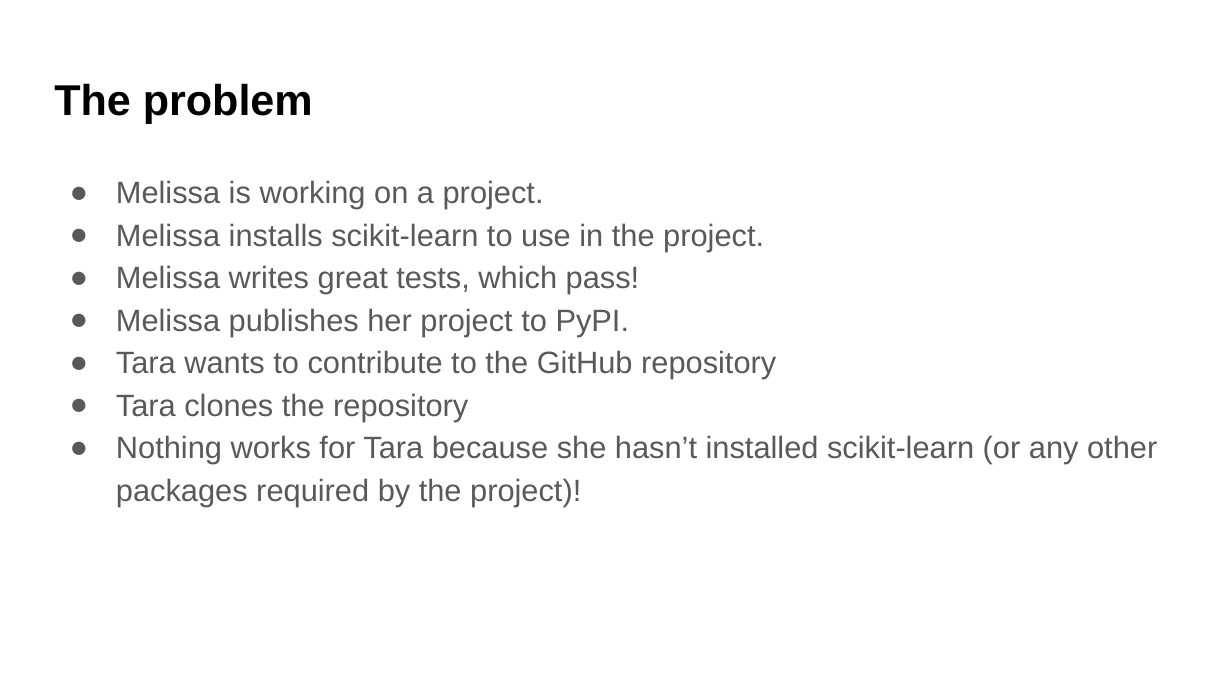
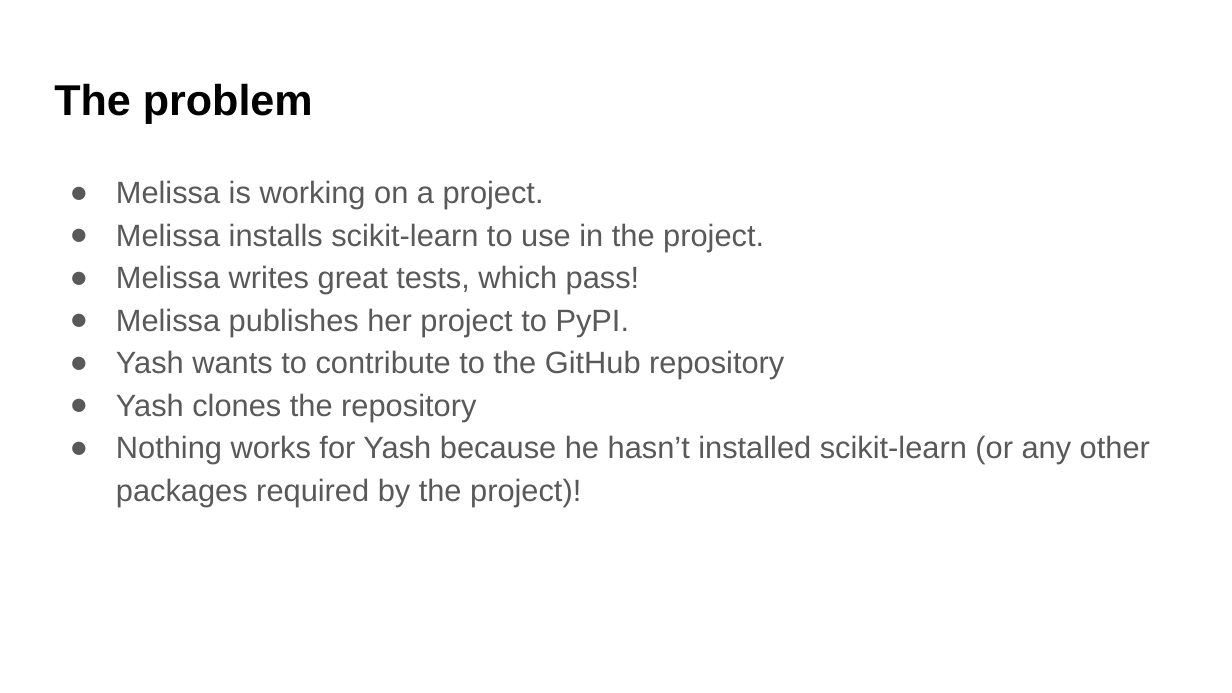
Before and after one commit to UWDATA515/lecture-materials, a slide deck: slide 6 of 09/DATA515_09_VirtualEnvironments.pptx (slide 2 before the commit). Drawn at 1232x693 pixels with LibreOffice and Linux fonts; fonts in the diff are those of the drawing; background and template pictures are left out. Boxes give left, top, right and bottom in pixels: in the first picture for what was removed or moved away, otherwise in the second. Text is boxed around its words. In the diff, an @@ line names an element or a change of style, - is before the commit and + after.

```diff
--- a/09/DATA515_09_VirtualEnvironments.pptx
+++ b/09/DATA515_09_VirtualEnvironments.pptx
@@ text at [116, 350, 1150, 506]: text changed @@
-● Tara wants to contribute to the GitHub repository
-● Tara clones the repository
-● Nothing works for Tara because she hasn’t installed scikit-learn (or any other packages required by the project)!
+● Yash wants to contribute to the GitHub repository
+● Yash clones the repository
+● Nothing works for Yash because he hasn’t installed scikit-learn (or any other packages required by the project)!
```
Also in this commit, not shown: 6 other slides changed, 6 slides added, 5 other files.
